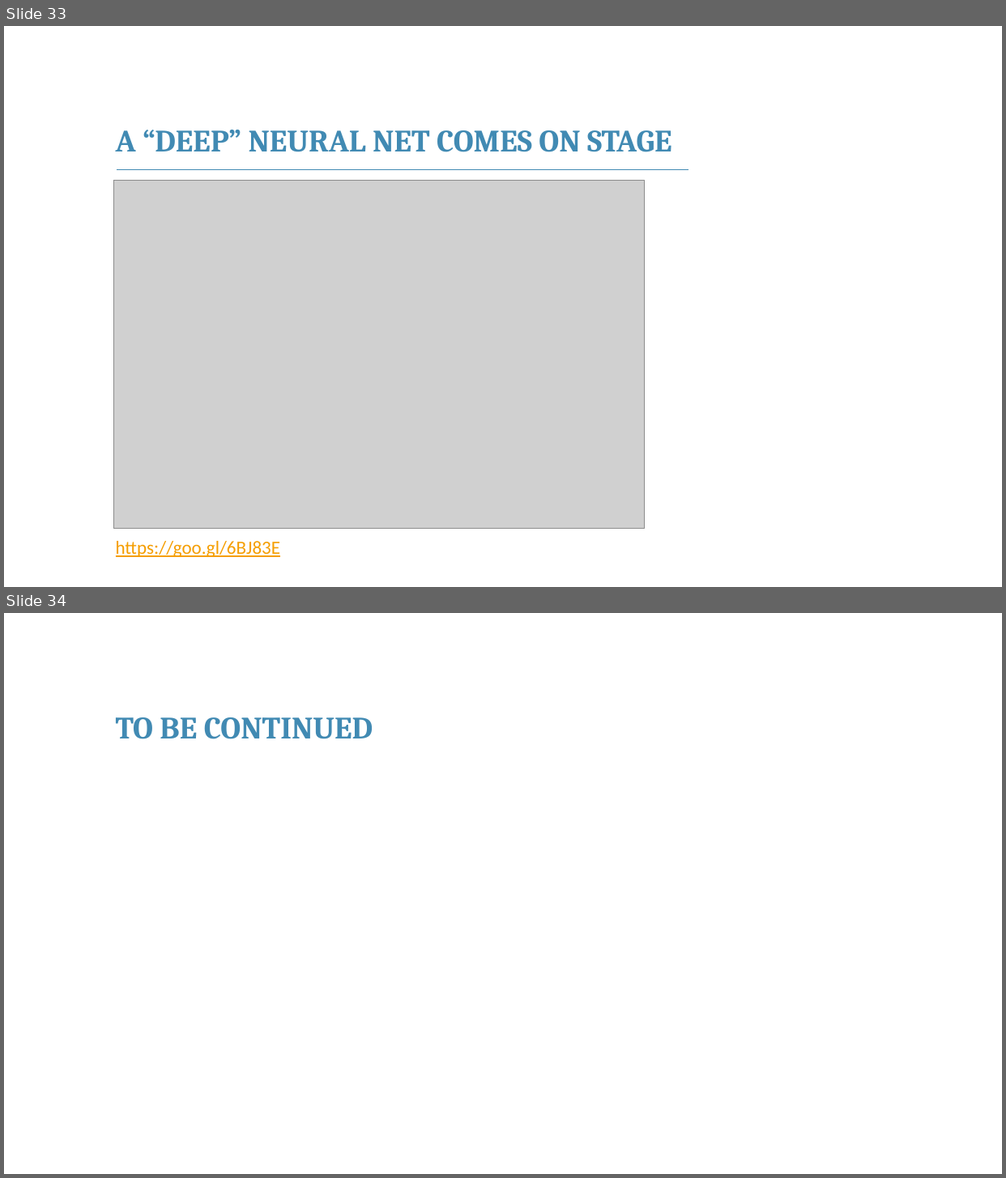
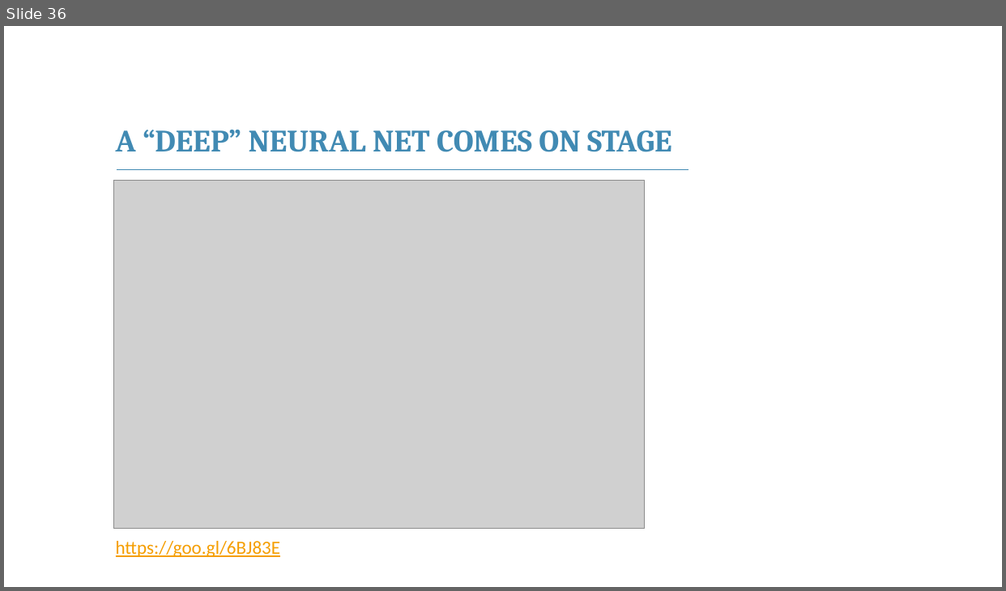
Before and after one commit to franckalbinet/itu-eaco-zanzibar-12-2018, a slide deck: presentations/session-5-application-of-ai.pptx. Shown one above the other, each under a label of ours: slides 33 and 34 before the commit, slide 36 after it. The pictures are 1006x1178 and 1006x591 pixels, drawn with LibreOffice and Linux fonts; fonts in the diff are those of the drawing; grey boxes stand for pictures; background and template pictures are left out. Boxes give left, top, right and bottom in pixels: in the first picture for what was removed or moved away, otherwise in the second. Text is boxed around its words. In the diff, an @@ line names an element or a change of style, - is before the commit and + after.

```diff
--- a/presentations/session-5-application-of-ai.pptx
+++ b/presentations/session-5-application-of-ai.pptx
@@ slide 34 removed at bbox=[4, 613, 1002, 1174], background #FFFFFF @@
@@ text removed at bbox=[116, 717, 373, 739] @@
-TO BE CONTINUED
@@ what was slide 33 is now slide 36 @@
```
Also in this commit, not shown: 1 slide changed, 3 slides added, 3 other files.
